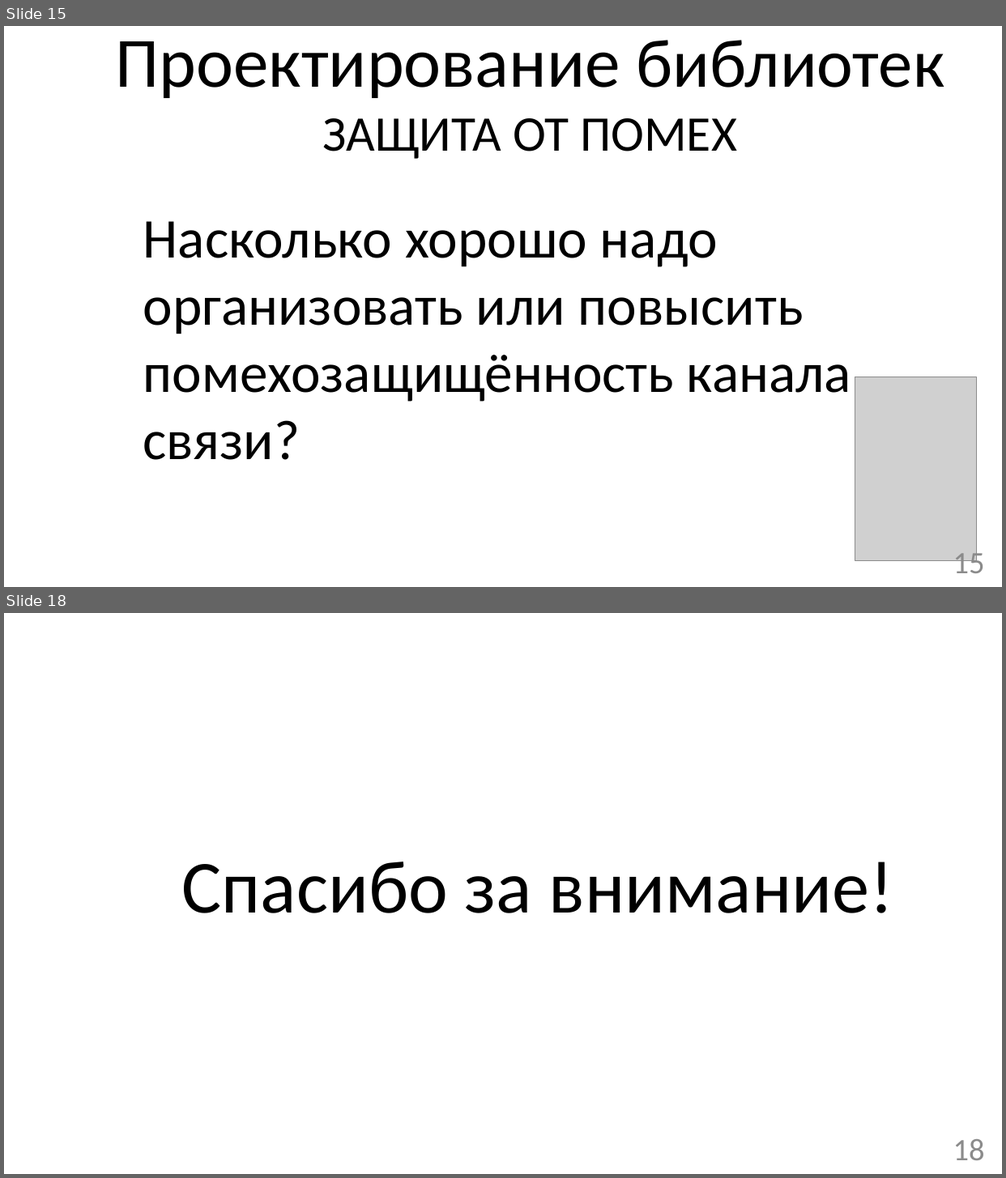
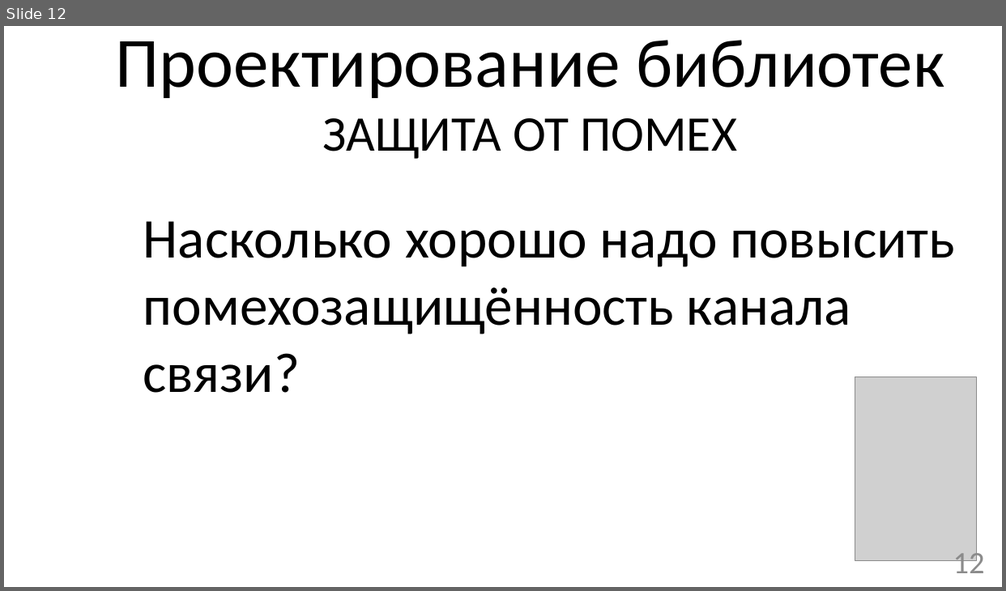
Before and after one commit to mrAdiy/rmsc_bak, a slide deck: Презентация бакалаврской SPEECH.pptx. Shown one above the other, each under a label of ours: slides 15 and 18 before the commit, slide 12 after it; the slides between them are not shown. The pictures are 1006x1178 and 1006x591 pixels, drawn with LibreOffice and Linux fonts; fonts in the diff are those of the drawing; grey boxes stand for pictures. Boxes give left, top, right and bottom in pixels: in the first picture for what was removed or moved away, otherwise in the second. Text is boxed around its words. In the diff, an @@ line names an element or a change of style, - is before the commit and + after.

```diff
--- a/Презентация бакалаврской SPEECH.pptx
+++ b/Презентация бакалаврской SPEECH.pptx
@@ slide 18 removed at (4, 613, 1002, 1174), background #FFFFFF @@
@@ text removed at (182, 862, 893, 914) @@
-Спасибо за внимание!
@@ page number removed at (953, 1139, 985, 1161) @@
-18
@@ what was slide 15 is now slide 12 @@
@@ slide 12 changed as well @@
@@ text at (143, 221, 955, 335): text changed @@
-Насколько хорошо надо организовать или повысить помехозащищённость канала
+Насколько хорошо надо повысить помехозащищённость канала
@@ page number at (953, 547, 985, 574): text changed @@
-15
+12
```
Also in this commit, not shown: 7 other slides changed, 4 slides added, 7 other slides removed, 1 other file.
